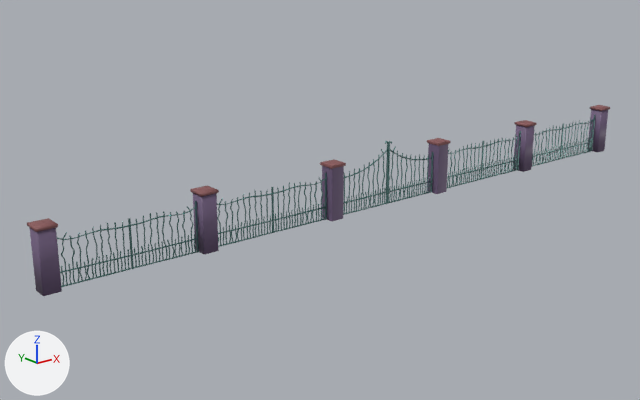
One commit to the FBX model Prototype_ChaosMedia/Assets/Objets/Gates.fbx: the scene before it, then after it.
Camera for both pictures: a camera (50 mm lens) standing at (-18.8, -20.0, 8.7) and looking at (-1.9, 1.1, 0.2). The axes (+X, +Y, +Z) are drawn at lower left. The lights are the same throughout.

Names of what the first picture shows: 'Cloture', 'Cloture.001', 'Cloture.002', 'Cloture.003', 'Pilier.001', 'Pilier.002', 'Porte'.
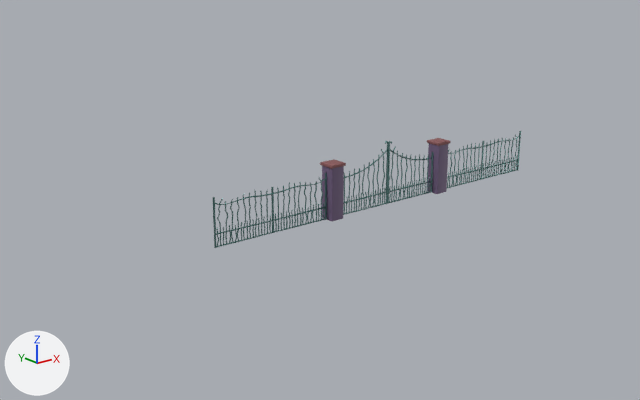
What differs and where, as boxes [x1, y1, x2, y2] in the pictures (640 x 400 px):
'Pilier.001', deleted (purple)
    before: [27, 185, 219, 296]
    faces in mat_playdo_mauve (dark purple #6e5b7b): [30, 193, 219, 296]
    faces in mat_playdo_gris (brown #885758): [27, 185, 219, 232]
'Cloture.001', deleted
    before: [56, 201, 199, 287]
'Pilier.002', deleted (purple)
    before: [513, 105, 610, 172]
    faces in mat_playdo_mauve (dark purple #6e5b7b): [513, 109, 608, 172]
    faces in mat_playdo_gris (brown #885758): [514, 105, 610, 127]
'Cloture.002', deleted
    before: [532, 115, 595, 166]

Patch to the scene script:
```diff
--- a/Prototype_ChaosMedia/Assets/Objets/Gates.fbx.py
+++ b/Prototype_ChaosMedia/Assets/Objets/Gates.fbx.py
@@ ob_pilier_002 @@
-ob_pilier_002 = bpy.data.objects.new('Pilier.002', me_cube_016)
-ob_pilier_002.location = (6.76, 0.0, 1.71)
-ob_pilier_002.scale = (0.905, 0.905, 0.905)
@@ ob_cloture_002 @@
-ob_cloture_002 = bpy.data.objects.new('Cloture.002', me_cube_005)
-ob_cloture_002.location = (9.02, 0.0, 0.0)
@@ ob_pilier_001 @@
-ob_pilier_001 = bpy.data.objects.new('Pilier.001', me_cube_016)
-ob_pilier_001.location = (-11.33, 0.0, 1.71)
-ob_pilier_001.scale = (0.905, 0.905, 0.905)
@@ ob_cloture_001 @@
-ob_cloture_001 = bpy.data.objects.new('Cloture.001', me_cube_003)
-ob_cloture_001.location = (-9.06, 0.0, 0.0)
```
